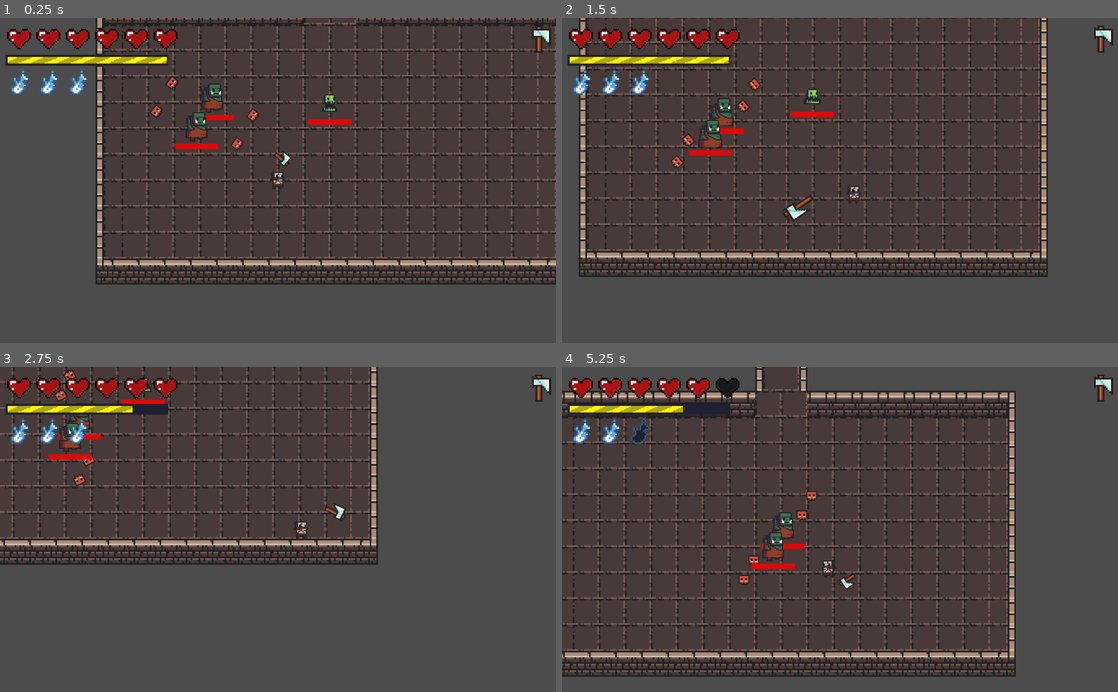
Above: before the commit, frames 1-4 (two rows, left to right).
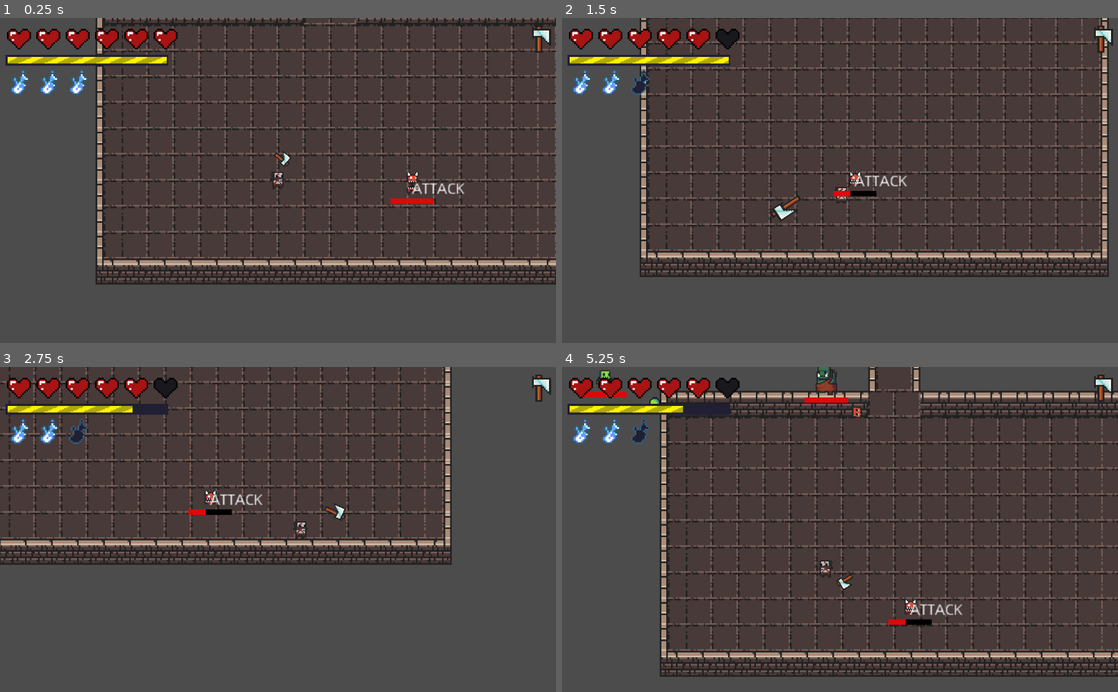
Above: after the commit, the same moments.

Repository: renzoventura/god-of-war
Game: Godot game, scene res://scenes/level/LEVELS/Level1.tscn
Same seed, same stepped clock (60 frames per second), same inputs: the game is played once before the commit and once after it.
Inputs (mouse positions are in pixels of both pictures, inside the frame that each line leads up to):
- Up to frame 1 (0.25 s): no input
- Up to frame 2 (1.5 s): move the mouse to (962, 164) at 0.52 s; hold D (right) 0.53-1.28 s; click (962, 164) at 0.6 s; move the mouse to (728, 196) at 1.27 s; hold S (down) from 1.28 s (still down); click (728, 196) at 1.35 s
- Up to frame 3 (2.75 s): move the mouse to (333, 458) at 2.02 s; release S (down) at 2.03 s; hold D (right) from 2.03 s (still down); tap Space (dash) at 2.1 s; click (333, 458) at 2.3 s
- Up to frame 4 (5.25 s): move the mouse to (812, 594) at 2.77 s; release D (right) at 2.78 s; hold W (up) 2.78-3.53 s; right-click (812, 594) at 2.85 s; click (812, 594) at 3.05 s; move the mouse to (1006, 578) at 3.52 s; hold A (left) 3.53-5.03 s; click (1006, 578) at 3.6 s; move the mouse to (673, 480) at 4.27 s; click (673, 480) at 4.35 s; move the mouse to (867, 529) at 5.02 s; hold S (down) from 5.03 s (still down); tap Space (dash) at 5.1 s

The runs differ from the first frame. In frame 1, 1.6% of the frame differs, in the area x 27-84%, y 17-58%; in frame 2, 19%; in frame 3, 11%; in frame 4, 23%, in the area x 0-100%, y 0-96%.

Commit message:
added basher assets

Diff:
--- a/scenes/enemy/AnimationPlayer.gd
+++ b/scenes/enemy/AnimationPlayer.gd
@@ -9,3 +9,11 @@
 
 func _on_RangeEnemy_animate_walk():
 	play("idle")
+
+
+func _on_BasherEnemy_animate_bashing():
+	play("idle")
+
+
+func _on_BasherEnemy_animate_hurt():
+	pass # Replace with function body.
--- a/scenes/enemy/BasherEnemy.gd
+++ b/scenes/enemy/BasherEnemy.gd
@@ -2,9 +2,9 @@
 
 var player = null
 export var SPEED:int = 30
-const BASH_SPEED = 400
+const BASH_SPEED = 200
 
-var charge_timer_lenght_list = [0.3, 0.5, 0.8, 1]
+var charge_timer_lenght_list = [0.5]
 
 onready var animationPlayer = $"AnimationPlayer"
 onready var bashTimer = $"BashTimer"
@@ -16,18 +16,25 @@
 var last_player_position;
 var resting = false
 
+signal animate_bashing
+signal animate_idle
+signal animate_hurt
+
 func attack_feature():
 	randomize()
+#	if(true):
 	if(!resting):
 		if(!is_bashing):
 			attackHitBoxShape.disabled = true
 			SPEED = 30
 			chase_player()
+			animate_idle()
 		else:
 			attackHitBoxShape.disabled = false
 			bash_attack()
 	else:
-		SPEED = 10
+		SPEED = 15
+		animate_idle()
 		chase_player()
 		pass
 
@@ -42,11 +49,13 @@
 	var player = get_tree().get_root().find_node("Player", true, false)
 	var player_direction = last_player_position
 	if(is_done_charging):
-#		print("DASH")
+		chargeTimer.start()
+		print("DONE CHARGING")
+		animate_bashing()
 		move_and_slide(SPEED * player_direction.normalized())
 	else:
-#		print("CHARGING")
-		pass
+		print("CHARGING")
+		animate_idle()
 
 func get_target()->Vector2:
 	var player = get_tree().get_root().find_node("Player", true, false)
@@ -55,7 +64,7 @@
 
 func _on_AttackRange2_body_entered(body):
 	if (state == ATTACK and !is_bashing):
-		is_done_charging
+		is_done_charging = true
 		player = get_tree().get_root().find_node("Player", true, false)
 		last_player_position = player.position - self.position
 		is_bashing = true
@@ -69,7 +78,7 @@
 func _on_BashTimer_timeout():
 	is_bashing = false
 	is_done_charging = false
-	resting = true
+	resting = false
 	coolDownTimer.start()
 
 func _on_ChargeTimer_timeout():
@@ -77,13 +86,33 @@
 
 func _on_CoolDownTimer_timeout():
 	resting = false
+	is_bashing = true
 
 func _on_AttackHitBox_body_entered(body):
-	if(body.name == "Player" ):
-#		print("BASHER HIT PLAYER")
+	if(body.name == "Player"):
 		resting = true
 		coolDownTimer.start()
 	elif(body.name == "TileMap"):
-#		print("BASHER HIT ENVIRONMENT")
 		is_bashing = false
 		state = IDLE
+
+func idle_feature():
+	animate_idle()
+	var player_node = get_tree().get_root().find_node("Player", true, false)
+	if(detectionZone.overlaps_body(player_node) || detectionZone.overlaps_area(player_node)):
+		state = ATTACK
+	else:
+		return_to_instanced_area()
+
+func animate_idle():
+	emit_signal("animate_idle")
+
+func hurt():
+	animate_hurt()
+	state_label.text = "HURT"
+
+func animate_hurt():
+	emit_signal("animate_hurt")
+
+func animate_bashing():
+	emit_signal("animate_bashing")
--- a/scenes/enemy/BasherEnemy.tscn
+++ b/scenes/enemy/BasherEnemy.tscn
@@ -1,8 +1,57 @@
-[gd_scene load_steps=7 format=2]
+[gd_scene load_steps=11 format=2]
 
 [ext_resource path="res://scenes/enemy/Enemy.tscn" type="PackedScene" id=1]
-[ext_resource path="res://assets/enemy/basher_enemy.png" type="Texture" id=2]
+[ext_resource path="res://assets/enemy/basher-Sheet.png" type="Texture" id=2]
 [ext_resource path="res://scenes/enemy/BasherEnemy.gd" type="Script" id=3]
+[ext_resource path="res://scenes/enemy/BasherSpritePlayer.gd" type="Script" id=4]
+
+[sub_resource type="Animation" id=5]
+resource_name = "bash"
+length = 0.35
+tracks/0/type = "value"
+tracks/0/path = NodePath(".:frame")
+tracks/0/interp = 1
+tracks/0/loop_wrap = true
+tracks/0/imported = false
+tracks/0/enabled = true
+tracks/0/keys = {
+"times": PoolRealArray( 0, 0.1, 0.2, 0.3 ),
+"transitions": PoolRealArray( 1, 1, 1, 1 ),
+"update": 1,
+"values": [ 4, 2, 3, 5 ]
+}
+
+[sub_resource type="Animation" id=6]
+resource_name = "hurt"
+length = 0.1
+tracks/0/type = "value"
+tracks/0/path = NodePath(".:frame")
+tracks/0/interp = 1
+tracks/0/loop_wrap = true
+tracks/0/imported = false
+tracks/0/enabled = true
+tracks/0/keys = {
+"times": PoolRealArray( 0 ),
+"transitions": PoolRealArray( 1 ),
+"update": 1,
+"values": [ 8 ]
+}
+
+[sub_resource type="Animation" id=4]
+resource_name = "idle"
+length = 0.3
+tracks/0/type = "value"
+tracks/0/path = NodePath(".:frame")
+tracks/0/interp = 1
+tracks/0/loop_wrap = true
+tracks/0/imported = false
+tracks/0/enabled = true
+tracks/0/keys = {
+"times": PoolRealArray( 0, 0.1, 0.2, 0.3 ),
+"transitions": PoolRealArray( 1, 1, 1, 1 ),
+"update": 1,
+"values": [ 0, 1, 2, 3 ]
+}
 
 [sub_resource type="CircleShape2D" id=1]
 radius = 151.132
@@ -19,6 +68,21 @@
 
 [node name="Sprite" parent="." index="0"]
 texture = ExtResource( 2 )
+vframes = 3
+hframes = 4
+frame = 4
+
+[node name="BasherSpritePlayer" type="AnimationPlayer" parent="Sprite" index="0"]
+anims/bash = SubResource( 5 )
+anims/hurt = SubResource( 6 )
+anims/idle = SubResource( 4 )
+script = ExtResource( 4 )
+
+[node name="CollisionShape2D" parent="." index="1"]
+visible = true
+
+[node name="EnemyHitbox" parent="." index="2"]
+visible = true
 
 [node name="DectectionZone" parent="AI" index="0"]
 scale = Vector2( 3, 3 )
@@ -44,16 +108,18 @@
 anims/BashAttack = SubResource( 3 )
 
 [node name="CoolDownTimer" type="Timer" parent="." index="10"]
-wait_time = 3.0
+wait_time = 2.0
 one_shot = true
 
 [node name="ChargeTimer" type="Timer" parent="." index="11"]
-wait_time = 0.5
 one_shot = true
 
 [node name="BashTimer" type="Timer" parent="." index="12"]
 wait_time = 1.5
 one_shot = true
+[connection signal="animate_bashing" from="." to="Sprite/BasherSpritePlayer" method="_on_BasherEnemy_animate_bashing"]
+[connection signal="animate_hurt" from="." to="Sprite/BasherSpritePlayer" method="_on_BasherEnemy_animate_hurt"]
+[connection signal="animate_idle" from="." to="Sprite/BasherSpritePlayer" method="_on_BasherEnemy_animate_idle"]
 [connection signal="body_entered" from="AttackRange/AttackRange2" to="." method="_on_AttackRange2_body_entered"]
 [connection signal="body_exited" from="AttackRange/AttackRange2" to="." method="_on_AttackRange2_body_exited"]
 [connection signal="body_entered" from="AttackHitBox" to="." method="_on_AttackHitBox_body_entered"]
--- /dev/null
+++ b/scenes/enemy/BasherSpritePlayer.gd
@@ -0,0 +1,31 @@
+extends AnimationPlayer
+
+
+# Declare member variables here. Examples:
+# var a = 2
+# var b = "text"
+
+
+# Called when the node enters the scene tree for the first time.
+func _ready():
+	pass # Replace with function body.
+
+
+# Called every frame. 'delta' is the elapsed time since the previous frame.
+#func _process(delta):
+#	pass
+
+
+func _on_BasherEnemy_animate_bashing():
+	play("bash")
+	pass # Replace with function body.
+
+
+func _on_BasherEnemy_animate_hurt():
+	play("hurt")
+	pass # Replace with function body.
+
+
+func _on_BasherEnemy_animate_idle():
+	play("idle")
+	pass # Replace with function body.
--- a/scenes/enemy/Orbs.gd
+++ b/scenes/enemy/Orbs.gd
@@ -12,7 +12,7 @@
 
 
 var is_adding = false
-func _process(delta):
+func _process(_delta):
 	rotation_degrees = rotation_degrees - 5;
 	update_rotation()
 
--- a/scenes/enemy/RangeEnemy.tscn
+++ b/scenes/enemy/RangeEnemy.tscn
@@ -44,6 +44,7 @@
 texture = ExtResource( 2 )
 vframes = 2
 hframes = 3
+frame = 3
 
 [node name="AnimationPlayer" type="AnimationPlayer" parent="Sprite" index="0"]
 anims/hurt = SubResource( 2 )
--- a/scenes/level/LEVELS/Level1.tscn
+++ b/scenes/level/LEVELS/Level1.tscn
@@ -1,19 +1,23 @@
-[gd_scene load_steps=4 format=2]
+[gd_scene load_steps=5 format=2]
 
 [ext_resource path="res://scenes/level/TemplateLevel.tscn" type="PackedScene" id=1]
 [ext_resource path="res://scenes/enemy/RangeEnemy.tscn" type="PackedScene" id=2]
 [ext_resource path="res://scenes/enemy/SlowBigEnemy.tscn" type="PackedScene" id=3]
+[ext_resource path="res://scenes/enemy/BasherEnemy.tscn" type="PackedScene" id=4]
 
 [node name="Level1" instance=ExtResource( 1 )]
 
 [node name="RangeEnemy" parent="Enemies" index="0" instance=ExtResource( 2 )]
-position = Vector2( -0.663452, 0.663422 )
+position = Vector2( -266.628, -110.26 )
 
 [node name="SlowBigEnemy" parent="Enemies" index="1" instance=ExtResource( 3 )]
-position = Vector2( -112.116, -7.87595 )
+position = Vector2( -85.6456, -135.186 )
 
 [node name="SlowBigEnemy2" parent="Enemies" index="2" instance=ExtResource( 3 )]
-position = Vector2( -127.872, 19.8549 )
+position = Vector2( -408.332, -25.5229 )
+
+[node name="BasherEnemy" parent="Enemies" index="3" instance=ExtResource( 4 )]
+position = Vector2( 121.95, 73.8327 )
 
 [node name="TileMap" parent="Environment" index="0"]
 tile_data = PoolIntArray( -655361, 22, 0, -720896, 21, 0, -720895, 21, 0, -720894, 21, 0, -720893, 21, 0, -720892, 21,  …(3324 unchanged characters)…
